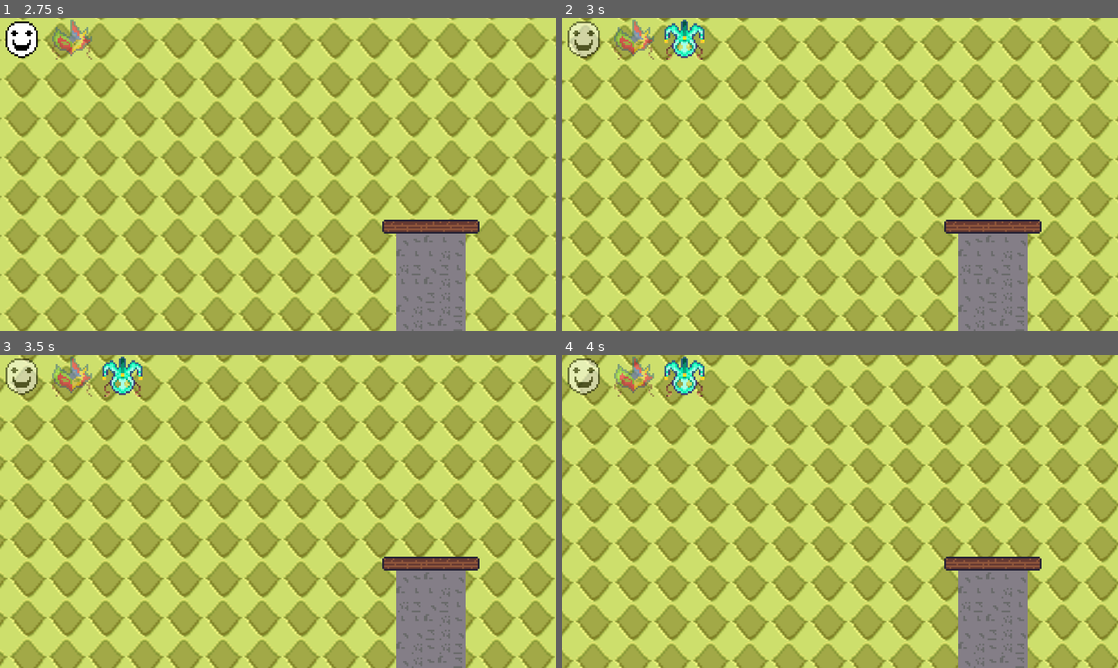
Above: before the commit, frames 1-4 (two rows, left to right).
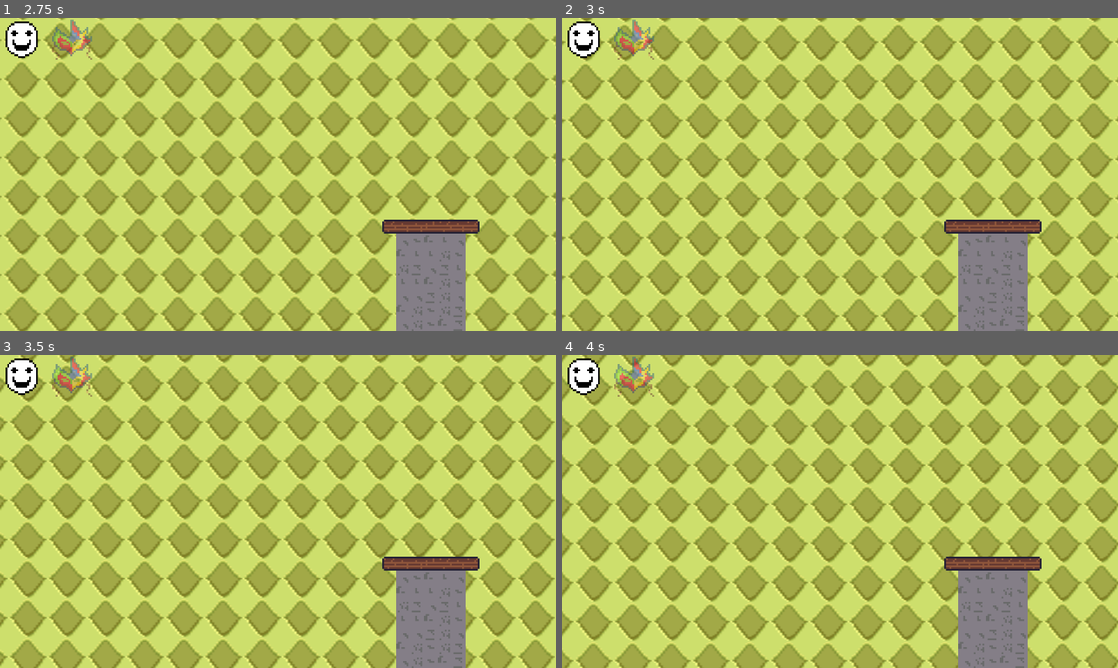
Above: after the commit, the same moments.

Repository: MicroFrogStudios/GGJ2026
Game: Godot game, scene res://scenes/empty_scene.tscn
Same seed, same stepped clock (60 frames per second), same inputs: the game is played once before the commit and once after it.
Inputs:
- Up to frame 1 (2.75 s): hold 1 (gotomask1) 0.53-1.28 s; hold D (move_right) 0.53-2.03 s; tap Space (jump) at 0.77, 1.52 s; tap 2 (gotomask2) at 1.35 s; hold A (move_left) from 2.03 s (still down); hold 3 (gotomask3) from 2.03 s (still down)
- Up to frame 2 (3 s): release A (move_left) at 2.78 s; release 3 (gotomask3) at 2.78 s; hold D (move_right) from 2.78 s (still down); tap 4 (gotomask4) at 2.85 s
- Up to frame 3 (3.5 s): keep holding D (move_right); tap Space (jump) at 3.02 s
- Up to frame 4 (4 s): keep holding D (move_right); hold E (next_mask) from 3.53 s (still down); tap Space (jump) at 3.77 s

Frame 1 is identical in both runs. In frame 2, 1.1% of the frame differs, in the area x 1-26%, y 0-14%; in frame 3, 1.1%; in frame 4, 1.1%.

Commit message:
Move deathplane

Diff:
--- a/scenes/levels/LevelBoilerplate.tscn
+++ b/scenes/levels/LevelBoilerplate.tscn
@@ -251,6 +251,7 @@
 script = ExtResource("11_oscf3")
 
 [node name="DeathPlane" type="Area2D" parent="." unique_id=20074737]
+position = Vector2(0, -143)
 
 [node name="CollisionShape2D" type="CollisionShape2D" parent="DeathPlane" unique_id=917751410]
 shape = SubResource("WorldBoundaryShape2D_6v23s")
